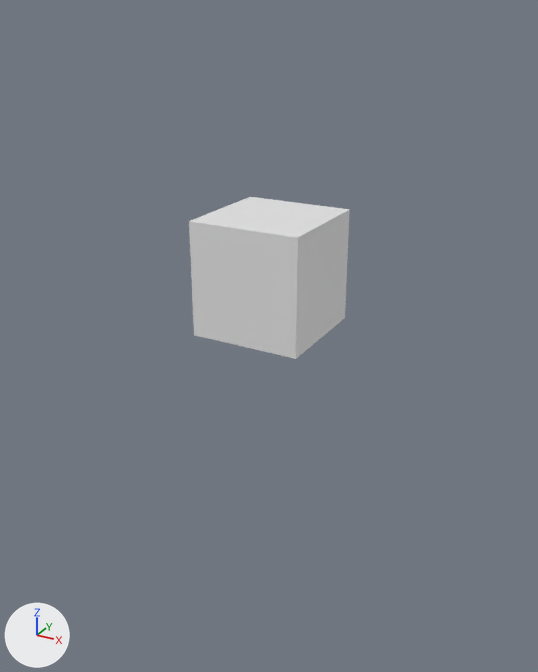
A saved change to the Blender file rct2/scenery/Trees/tf1_Fruit-Tree/tf1_V001.blend.
Rendered twice from a 50 mm lens placed at (11.9, -21.7, 10.5), pointed at (-0.4, 0.5, -0.7). Every picture has the same lights, and +X, +Y and +Z are marked at lower left. The same objects are shown in both versions, whatever each file hides. Materials are left out; every surface is plain grey.
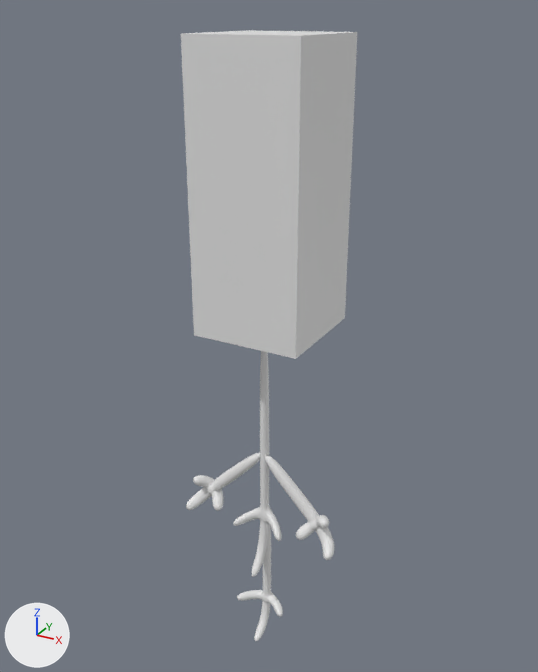
Where the change shows, as pixel boxes [x1, y1, x2, y2] in the pictures (538 x 672 px):
```json
{"object": "Cube.001", "change": "modifiers changed", "before": [189, 197, 350, 359], "after": [181, 30, 357, 359], "on screen": "9% wider, 102% taller"}
{"object": "Cube", "change": "reshaped", "after": [186, 351, 334, 641], "on screen": "not visible before"}
{"part": 1, "of": "me_cube", "change": "built on", "after": [186, 351, 334, 641]}
```

Scene script edits in JSON lines:
```json
{"block": "me_cube", "where": "# used by ob_cube; location = (0.0, 0.0, 0.0)"}
{"op": "remove", "block": "me_cube", "code": "me_cube.from_pydata(...)  # 8 vertices, 6 faces; spans x -1.0..1.0, y -1.0..1.0, z 0.0..2.0"}
{"op": "add", "block": "me_cube", "code": "me_cube.from_pydata(...)  # 192 vertices, 184 faces; spans x -3.6..3.4, y -1.51..-0.13, z -14.03..0.14"}
{"block": "me_cube", "change": "me_cube part 1: the whole mesh is rebuilt"}
{"block": "me_cube", "change": "me_cube part 2: the surface is now shaded smooth"}
{"block": "ob_cube_001", "where": "_m = ob_cube_001.modifiers.new('Array', 'ARRAY')"}
{"op": "set", "path": "_m.count", "old": "5", "new": "12"}
```
